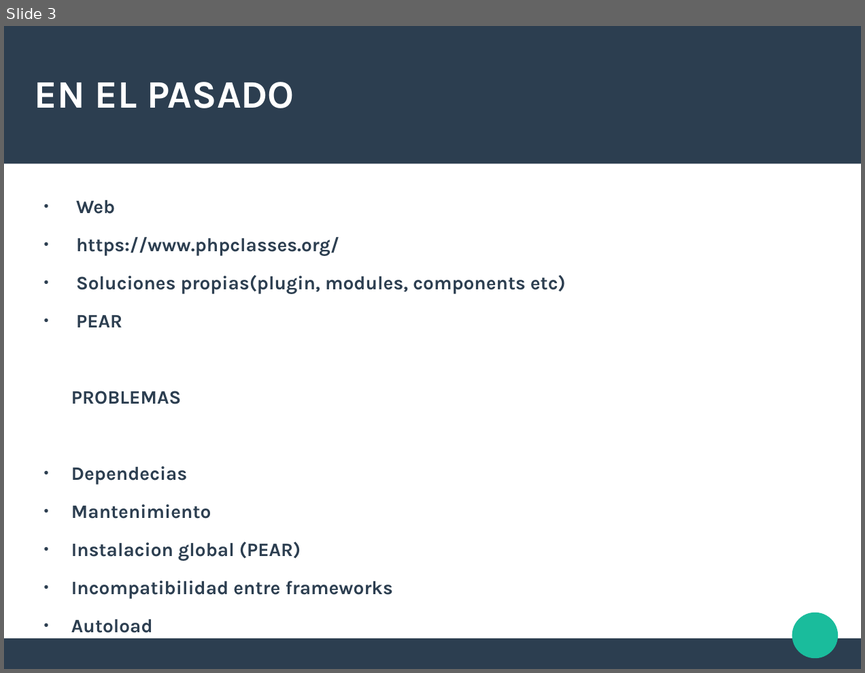
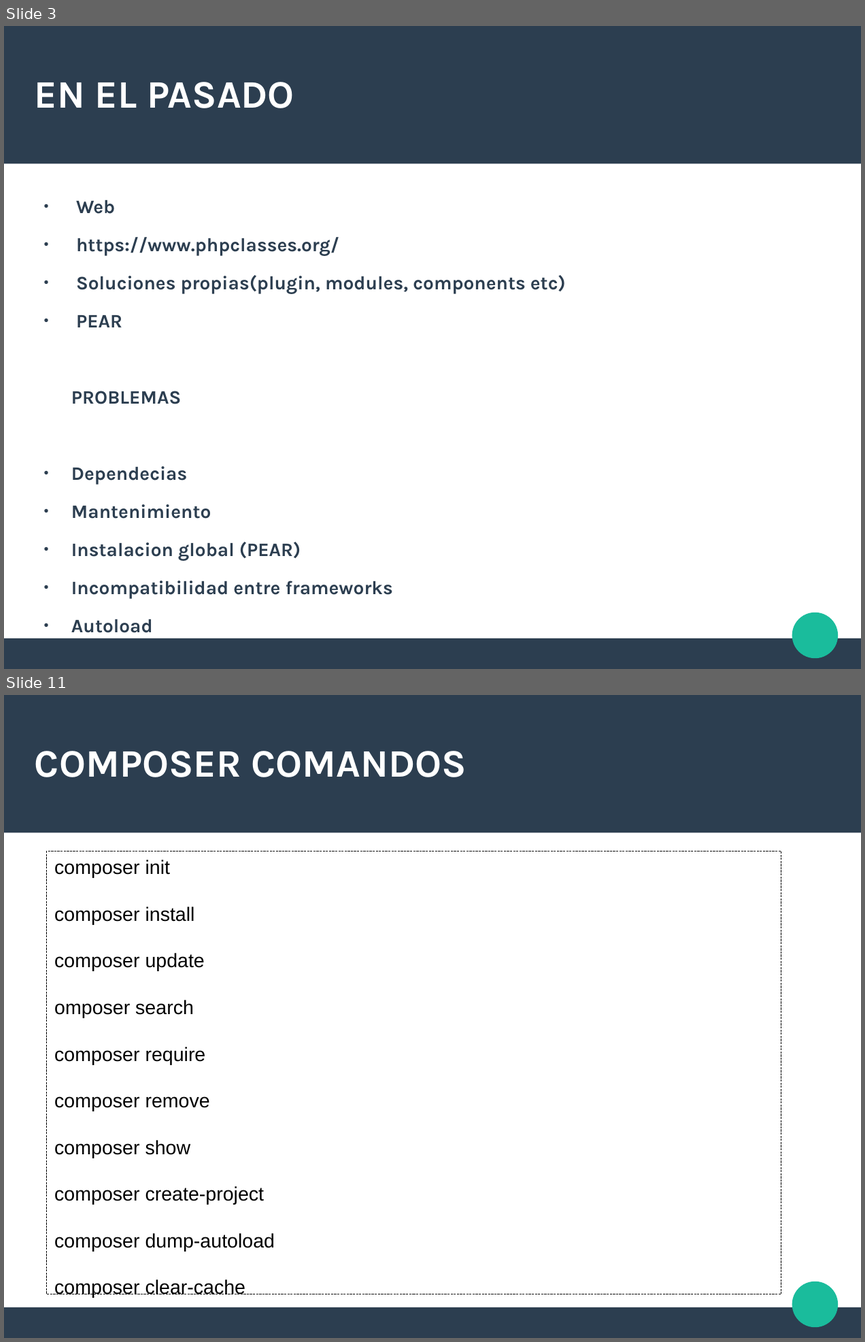
Before and after one commit to iribarren/composer_demo, a slide deck: composer2.odp. Shown one above the other, each under a label of ours: slide 3 before the commit, slides 3 and 11 after it; the slides between them are not shown. The pictures are 865x673 and 865x1342 pixels, drawn with LibreOffice and Linux fonts; fonts in the diff are those of the drawing. Boxes give left, top, right and bottom in pixels: in the first picture for what was removed or moved away, otherwise in the second. Text is boxed around its words. In the diff, an @@ line names an element or a change of style, - is before the commit and + after.

```diff
--- a/composer2.odp
+++ b/composer2.odp
@@ slide 11 added at [4,695,861,1338], background #FFFFFF; not listed: 3 template elements that a slide beside it also shows @@
@@ title added at [35,751,466,777], 36 pt, text #FFFFFF, bold @@
+COMPOSER COMANDOS
@@ rectangle added at [47,851,781,1295], outline #000000 0 pt, 18 pt, text #000000 @@
+composer init
+composer install
+composer update
+omposer search
+composer require
+composer remove
+composer show
+composer create-project
+composer dump-autoload
+composer clear-cache
```
Also in this commit, not shown: 7 slides changed, 2 other slides added, 1 other file.
